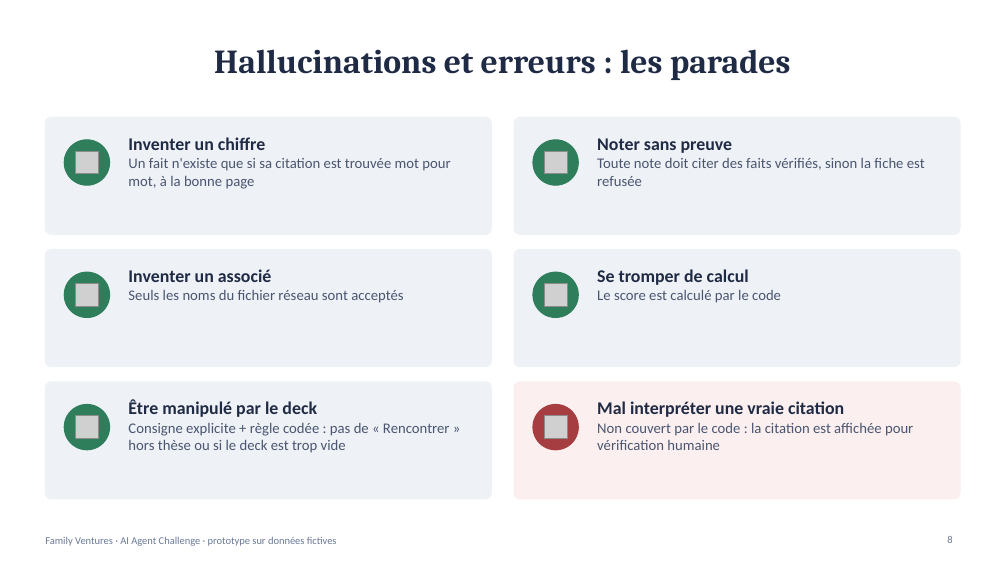
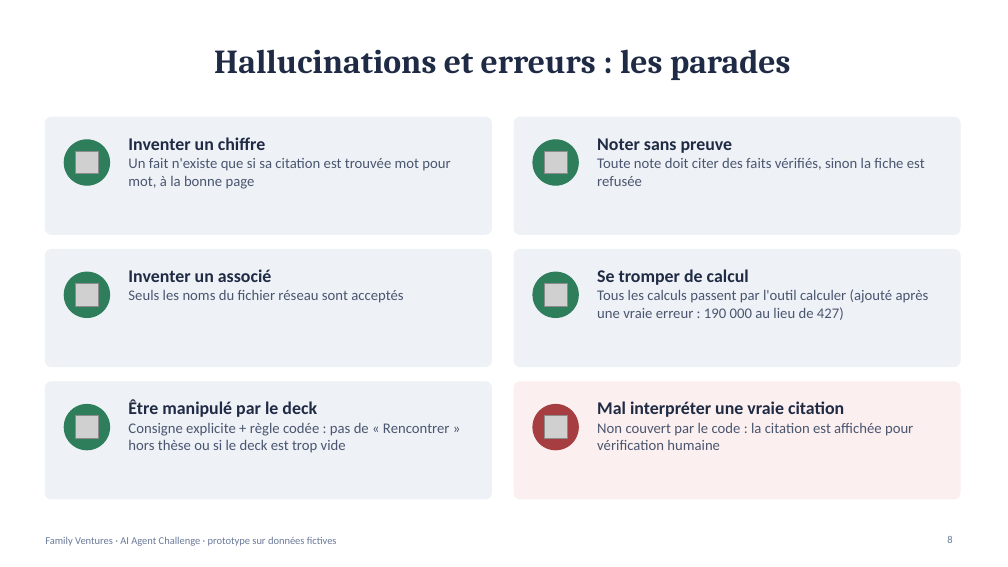
Before and after one commit to karimaitb01/family-ventures-agent, a slide deck: slide 8 of presentation/Family_Ventures_agent_de_tri.pptx. Drawn at 1008x567 pixels with LibreOffice and Linux fonts; fonts in the diff are those of the drawing; grey boxes stand for pictures. Boxes give left, top, right and bottom in pixels: in the first picture for what was removed or moved away, otherwise in the second. Text is boxed around its words. In the diff, an @@ line names an element or a change of style, - is before the commit and + after.

```diff
--- a/presentation/Family_Ventures_agent_de_tri.pptx
+++ b/presentation/Family_Ventures_agent_de_tri.pptx
@@ text at box(597, 289, 929, 320): text changed @@
-Le score est calculé par le code
+Tous les calculs passent par l'outil calculer (ajouté après une vraie erreur : 190 000 au lieu de 427)
```
Also in this commit, not shown: 4 other slides changed, 22 other files.
